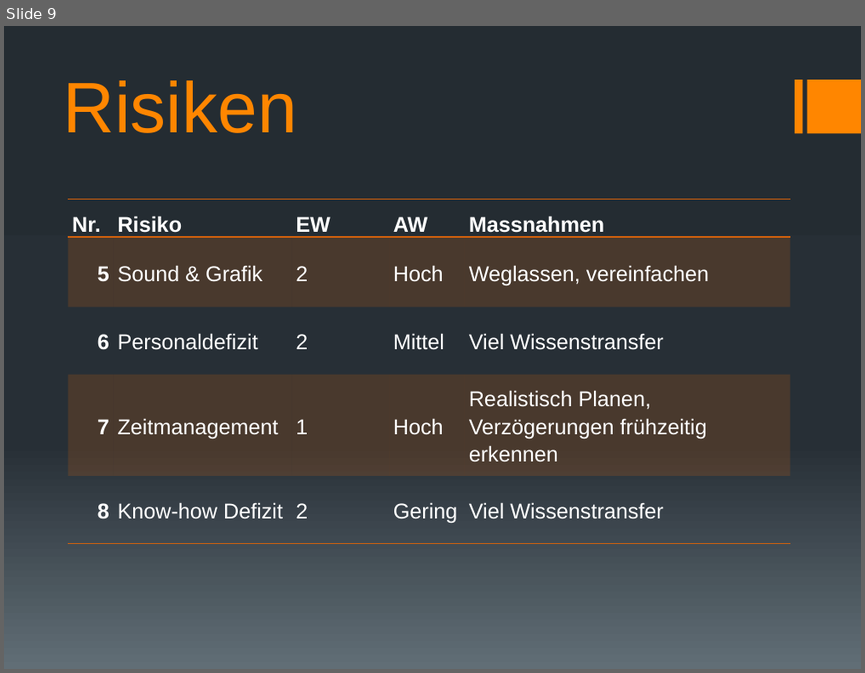
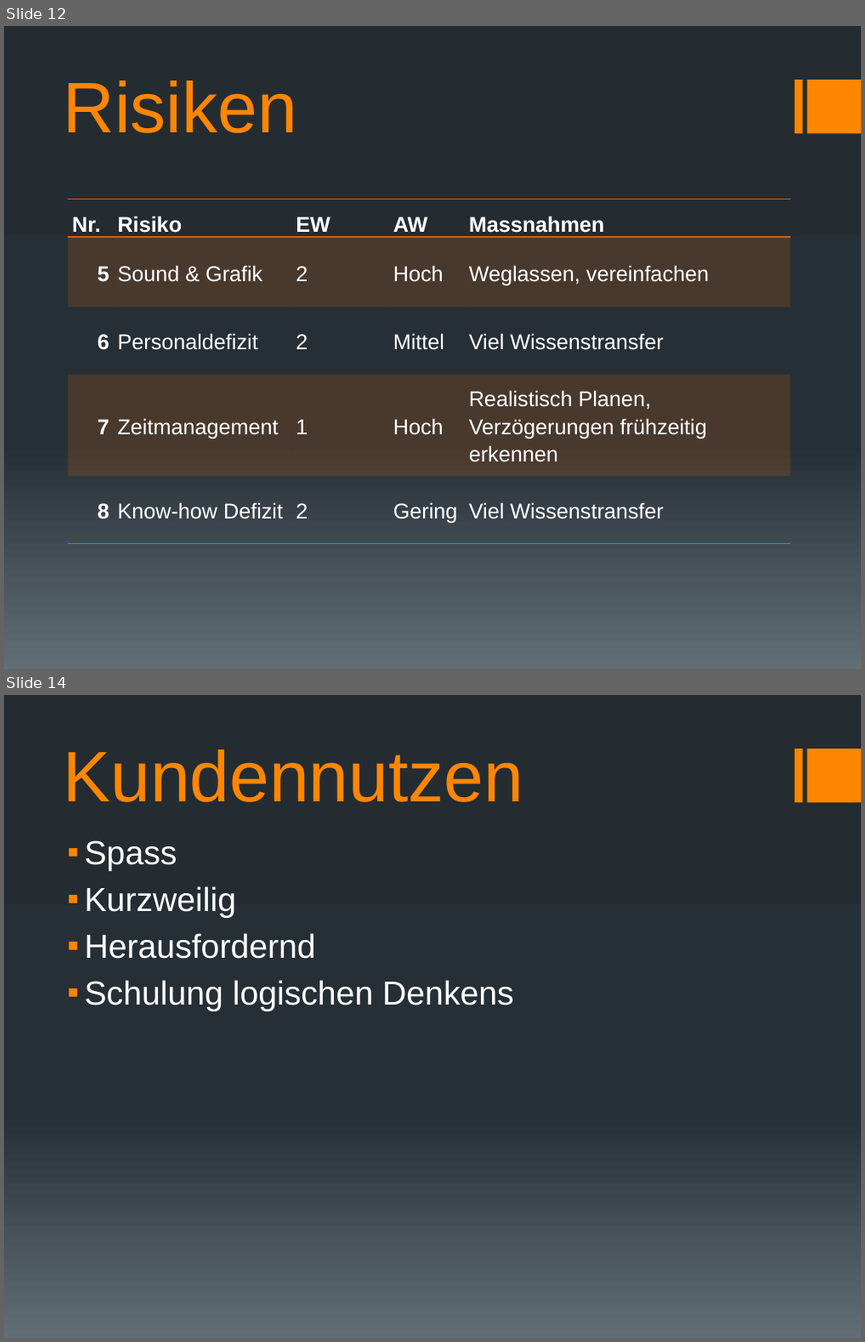
Before and after one commit to docker-apps/Docker, a slide deck: Documents/Projektskizze/Projektskizze_Präsentation_v1.pptx. Shown one above the other, each under a label of ours: slide 9 before the commit, slides 12 and 14 after it; the slides between them are not shown. The pictures are 865x673 and 865x1342 pixels, drawn with LibreOffice and Linux fonts; fonts in the diff are those of the drawing. Boxes give left, top, right and bottom in pixels: in the first picture for what was removed or moved away, otherwise in the second. Text is boxed around its words. In the diff, an @@ line names an element or a change of style, - is before the commit and + after.

```diff
--- a/Documents/Projektskizze/Projektskizze_Präsentation_v1.pptx
+++ b/Documents/Projektskizze/Projektskizze_Präsentation_v1.pptx
@@ slide 14 added at bbox=[4, 695, 861, 1338], background gradient #242C33 to #273037 to #636D76; not listed: 2 template elements that a slide beside it also shows @@
@@ title added at bbox=[63, 749, 523, 802], 60 pt, text #FF8600 @@
+Kundennutzen
@@ text added at bbox=[85, 840, 514, 1011], 28 pt, text #FFFFFF @@
+▪ Spass
+▪ Kurzweilig
+▪ Herausfordernd
+▪ Schulung logischen Denkens
@@ what was slide 9 is now slide 12 @@
```
Also in this commit, not shown: 5 slides changed, 5 other slides added, 3 slides removed, 1 other file.
